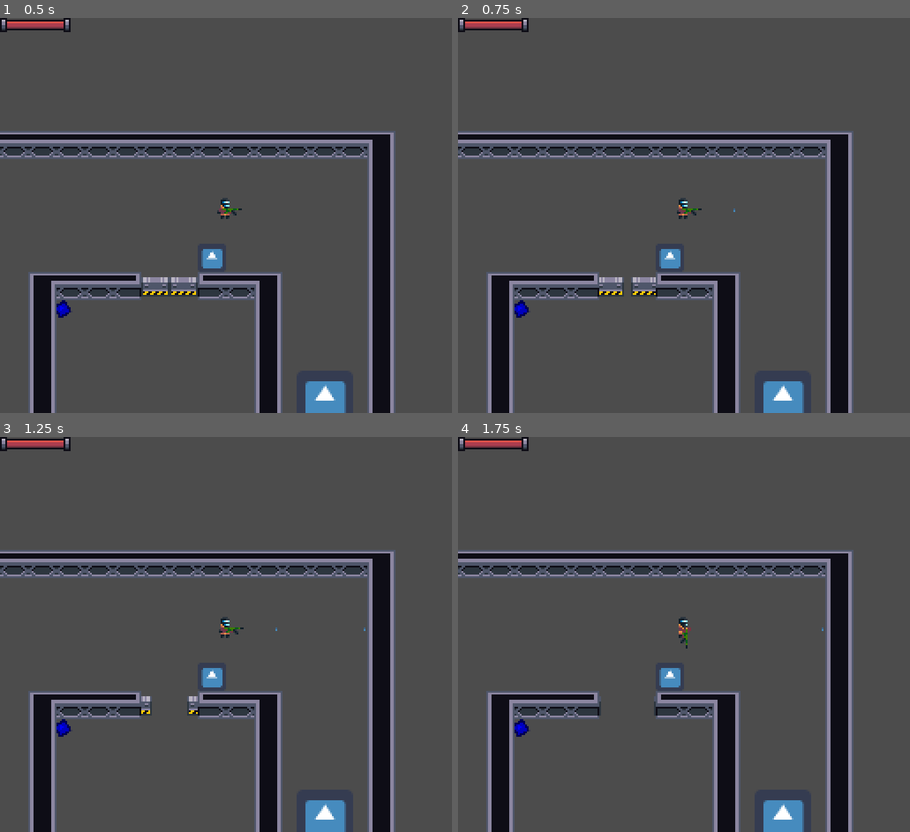
Above: before the commit, frames 1-4 (two rows, left to right).
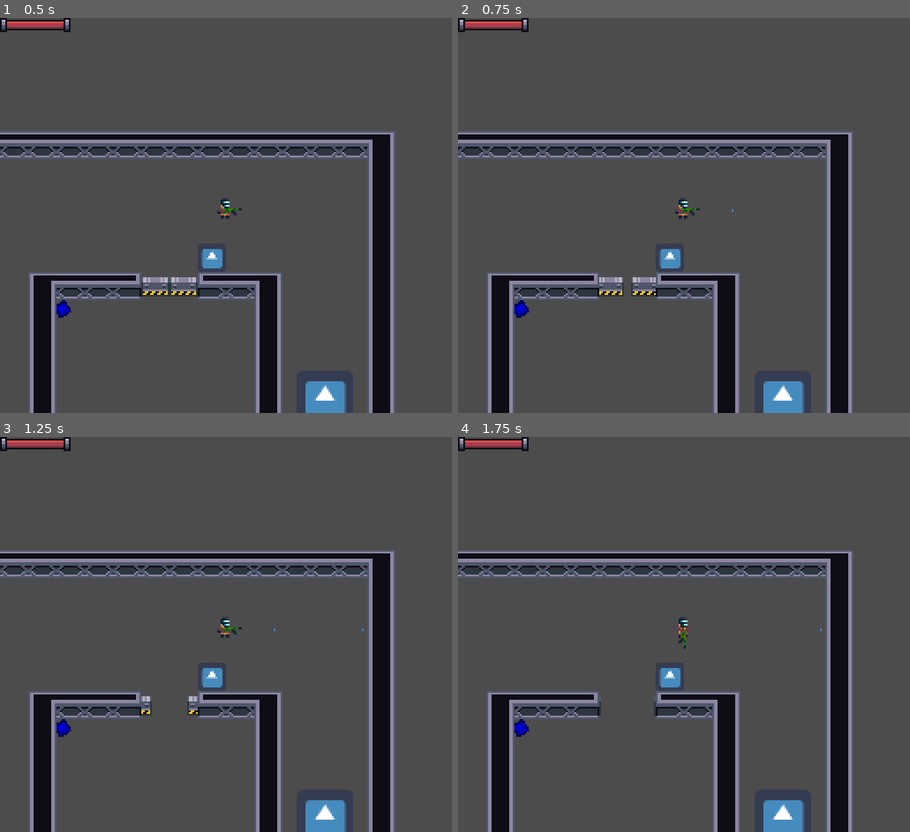
Above: after the commit, the same moments.

Repository: SpaceyLake/Abandon-Ship-LD50
Game: Godot game, scene res://TestWorld.tscn
Same seed, same stepped clock (60 frames per second), same inputs: the game is played once before the commit and once after it. The project has no main scene, so this scene is started directly. The engine's default icon, where the game draws it, is replaced by a stand-in: a white triangle on a blue panel in a dark square.
Inputs:
- Up to frame 1 (0.5 s): no input
- Up to frame 2 (0.75 s): tap Enter at 0.5 s; hold Right (fire_right) from 0.53 s (still down); tap Space (interact) at 0.6 s
- Up to frame 3 (1.25 s): keep holding Right (fire_right)
- Up to frame 4 (1.75 s): tap Space (interact) at 1.25, 1.35 s; release Right (fire_right) at 1.28 s; hold Down (fire_down) from 1.28 s (still down)

Frame 1 is identical in both runs. In frame 2, less than 0.1% of the frame differs, in the area x 48-62%, y 48-50%; in frame 3, less than 0.1%; in frame 4, less than 0.1%, in the area x 48-81%, y 47-54%.

Commit message:
Fixed weapon position

Diff:
--- a/Player/Player.gd
+++ b/Player/Player.gd
@@ -72,11 +72,11 @@
 
 	if _fire_input.x != 0:
 		$Sprite.flip_h = _fire_input.x < 0
-		$WeaponHoldPoint.position.x = 2 * -sign(_fire_input.x)
+		$WeaponHoldPoint.position.x = 3 * -sign(_fire_input.x)
 		_current_weapon._set_right(_fire_input.x > 0)
 	elif _input.x != 0:
 		$Sprite.flip_h = _input.x < 0
-		$WeaponHoldPoint.position.x = 2 * -sign(_input.x)
+		$WeaponHoldPoint.position.x = 3 * -sign(_input.x)
 		_current_weapon._set_right(_input.x > 0)
 
 	if _fire_input != Vector2.ZERO:
